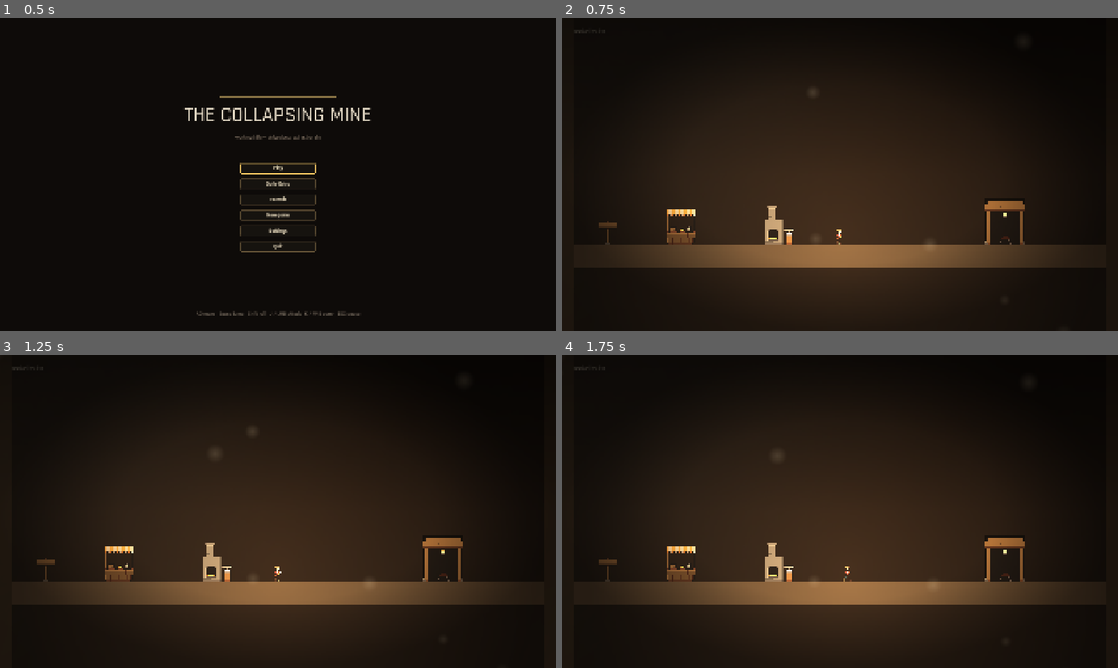
Above: before the commit, frames 1-4 (two rows, left to right).
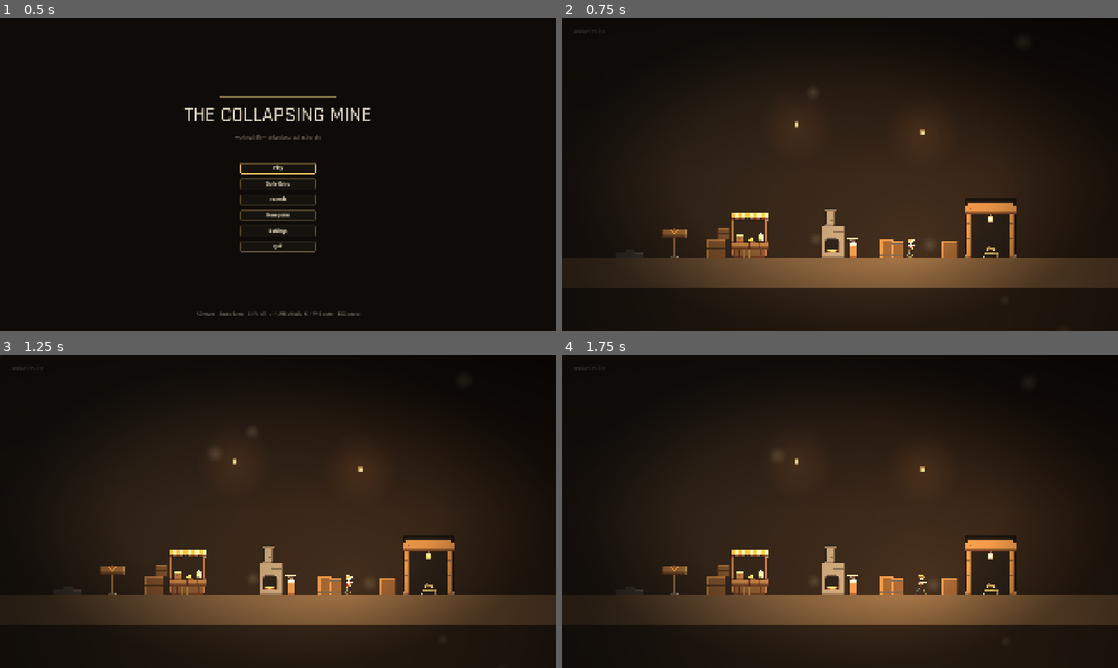
Above: after the commit, the same moments.

Repository: dlepi24/dungeon-delve
Game: Godot game, scene res://src/main/main.tscn
The game is run twice, just before and just after one commit, with the same random seed, the same clock (stepped at 60 frames per second) and the same inputs.
Inputs (mouse positions are in pixels of both pictures, inside the frame that each line leads up to):
- Up to frame 1 (0.5 s): no input
- Up to frame 2 (0.75 s): click "Play" at 0.5 s
- Up to frame 3 (1.25 s): no input
- Up to frame 4 (1.75 s): tap Enter (ui_accept) at 1.25 s; move the mouse to (962, 495) at 1.27 s; hold D (move_right) from 1.28 s (still down); click (962, 495) at 1.35 s; tap Space (jump) at 1.52 s

Frame 1 is identical in both runs. In frame 2, 12% of the frame differs, in the area x 6-100%, y 32-87%; in frame 3, 12%; in frame 4, 12%.

Commit message:
Fill the space: zoom in, cluster the hub, scatter set dressing
Camera zoom 1.45 -> 1.7 in the delve; the hub goes from a static 1.0 (player
a speck) to 1.3 with its four buildings clustered into a tight outpost —
shops left, mine mouth right. New SetDressing helper builds shaded procedural
props (crates, barrels, rubble, hanging lanterns) that read as worked objects
under the grade, not gray-box rects. The hub gets warm clutter and hanging
lanterns; every delve room scatters props on its floor surfaces via a stable
per-cell hash (never the seeded Rng), capped and clear of the spawn and exit.

Co-Authored-By: Claude Fable 5 <noreply@anthropic.com>

Diff:
--- a/src/hub/hub.gd
+++ b/src/hub/hub.gd
@@ -37,10 +37,37 @@
 		_player.global_position = $PlayerStart.global_position
 	_vendor_panel.visible = false
 	_blacksmith_panel.visible = false
+	_build_dressing()
 	Cursor.gameplay()
 	Music.play(&"hub", music_attenuation_db)
 	_refresh_banked()
 	Events.upgrade_purchased.connect(func(_id: StringName, _lvl: int) -> void: _refresh_banked())
+
+
+## Warm clutter so the outpost reads as lived-in, not four buildings on an empty
+## floor. Props are set dressing (no collision), placed by hand at floor height
+## (y=780); hanging lanterns drop from the dark ceiling as warm points of light.
+func _build_dressing() -> void:
+	var floor_y: float = 780.0
+	var props: Array[Node2D] = [
+		SetDressing.make_rubble(76),
+		SetDressing.make_crate(48, 48),
+		SetDressing.make_crate(30, 30),
+		SetDressing.make_barrel(),
+		SetDressing.make_barrel(30, 42),
+		SetDressing.make_crate(42, 42),
+	]
+	var spots: Array[Vector2] = [
+		Vector2(400, floor_y), Vector2(630, floor_y), Vector2(650, floor_y - 48),
+		Vector2(1085, floor_y), Vector2(1112, floor_y), Vector2(1250, floor_y),
+	]
+	for i: int in props.size():
+		props[i].position = spots[i]
+		add_child(props[i])
+	for at: Vector2 in [Vector2(845, 300), Vector2(1180, 320)]:
+		var lantern: Node2D = SetDressing.make_lantern(120.0)
+		lantern.position = at
+		add_child(lantern)
 
 
 func _refresh_banked() -> void:
--- a/src/hub/hub.tscn
+++ b/src/hub/hub.tscn
@@ -18,8 +18,11 @@
 [node name="Hub" type="Node2D"]
 script = ExtResource("1")
 
+; Zoomed in and raised a touch (2026-07-22): at 1.0 the player was a speck in a
+; wide empty diorama. The buildings are clustered to fit this framing.
 [node name="Camera2D" type="Camera2D" parent="."]
-position = Vector2(960, 540)
+position = Vector2(960, 560)
+zoom = Vector2(1.3, 1.3)
 
 [node name="Background" type="ColorRect" parent="."]
 offset_left = -1200.0
@@ -63,57 +66,57 @@
 offset_bottom = 1080.0
 color = Color(0.22, 0.17, 0.12, 1)
 
-; The training post (80x100 art, bottom on the floor at y=780).
+; Clustered into a tight outpost (2026-07-22): shops on the left, the mine
+; mouth on the right, so you arrive facing the shops and walk toward the dark.
 [node name="TrainingPost" type="AnimatedSprite2D" parent="."]
-position = Vector2(158, 730)
+position = Vector2(520, 730)
 script = ExtResource("8_baked")
 sheet = "training_post"
 
 [node name="TrainingMarker" type="Marker2D" parent="."]
-position = Vector2(158, 780)
+position = Vector2(520, 780)
 
-; 100x120 art on the old rect's footprint (360..460, bottom at 780).
 [node name="VendorStall" type="AnimatedSprite2D" parent="."]
-position = Vector2(410, 720)
+position = Vector2(720, 720)
 script = ExtResource("8_baked")
 sheet = "vendor_stall"
 
 [node name="VendorMarker" type="Marker2D" parent="."]
-position = Vector2(410, 780)
+position = Vector2(720, 780)
 
 ; The smithy: one 110x130 sprite (anvil, forge mouth, 2-frame coal flicker
-; at the BakedSprite default ~0.4s). Bottom on the floor; marker unchanged.
+; at the BakedSprite default ~0.4s). Bottom on the floor.
 [node name="Smithy" type="AnimatedSprite2D" parent="."]
-position = Vector2(755, 715)
+position = Vector2(965, 715)
 script = ExtResource("8_baked")
 sheet = "smithy"
 
 [node name="SmithyMarker" type="Marker2D" parent="."]
-position = Vector2(750, 780)
+position = Vector2(965, 780)
 
 ; The black rect stays BEHIND the art for depth; the sprite's opening is
 ; already pitch dark, this just deepens it.
 [node name="MineMouth" type="ColorRect" parent="."]
-offset_left = 1460.0
+offset_left = 1290.0
 offset_top = 620.0
-offset_right = 1600.0
+offset_right = 1430.0
 offset_bottom = 780.0
 color = Color(0.04, 0.03, 0.02, 1)
 
 ; 140x160 art with the 2-frame warning-lantern flicker.
 [node name="MineMouthArt" type="AnimatedSprite2D" parent="."]
-position = Vector2(1530, 700)
+position = Vector2(1360, 700)
 script = ExtResource("8_baked")
 sheet = "mine_mouth"
 
 [node name="MineMarker" type="Marker2D" parent="."]
-position = Vector2(1530, 780)
+position = Vector2(1360, 780)
 
 [node name="PlayerStart" type="Marker2D" parent="."]
-position = Vector2(960, 780)
+position = Vector2(1150, 780)
 
 [node name="Player" parent="." instance=ExtResource("2")]
-position = Vector2(960, 780)
+position = Vector2(1150, 780)
 
 [node name="HubHud" type="CanvasLayer" parent="."]
 
--- a/src/rooms/room.gd
+++ b/src/rooms/room.gd
@@ -61,6 +61,66 @@
 	_exit_light.texture_scale = 2.4
 	_exit_light.position = Vector2(0, -exit_size.y * 0.4)
 	exit_marker.add_child(_exit_light)
+
+	_build_dressing.call_deferred()
+
+
+## Scatter set dressing on the room's floor surfaces so the delve reads as a
+## worked, lived-in mine instead of bare rock. Deferred so the generated Tiles
+## layer is ready. Placement is a per-cell hash (stable across loads, and NOT
+## the seeded Rng — cosmetics must never perturb gameplay streams), skips the
+## entry and exit so nothing clutters the spawn or the beacon, and it is capped.
+@export_group("Set dressing")
+## Rough share of floor cells that get a prop, 0..100. 0 disables.
+@export var dressing_percent: int = 9
+## Hard cap on props per room, so a huge hall does not turn into a junkyard.
+@export var dressing_max: int = 16
+
+func _build_dressing() -> void:
+	if dressing_percent <= 0:
+		return
+	var tiles: TileMapLayer = get_node_or_null(^"Tiles") as TileMapLayer
+	if tiles == null:
+		return
+	var entry_x: float = entry.global_position.x
+	var exit_x: float = exit_marker.global_position.x
+	var placed: int = 0
+	for cell: Vector2i in tiles.get_used_cells():
+		if placed >= dressing_max:
+			break
+		# A standable top: something here, nothing in the Tiles layer above it.
+		if tiles.get_cell_source_id(cell + Vector2i.UP) != -1:
+			continue
+		var h: int = _cell_hash(cell.x, cell.y)
+		if h % 100 >= dressing_percent:
+			continue
+		var top: Vector2 = tiles.map_to_local(cell) + Vector2(0, -16)
+		# Keep the spawn and the exit beacon clear.
+		if absf(top.x - entry_x) < 90.0 or absf(top.x - exit_x) < 90.0:
+			continue
+		var prop: Node2D = _dressing_prop(h)
+		prop.position = top
+		add_child(prop)
+		placed += 1
+
+
+## Pick a prop from the cell hash — mostly crates and rubble, a barrel now and
+## then. Rubble hugs the ground; crates and barrels sit on it.
+func _dressing_prop(h: int) -> Node2D:
+	match (h / 100) % 5:
+		0, 1:
+			return SetDressing.make_crate(40.0 + float(h % 12), 40.0 + float((h / 7) % 12))
+		2:
+			return SetDressing.make_barrel()
+		_:
+			return SetDressing.make_rubble(52.0 + float(h % 30))
+
+
+## Cheap deterministic per-cell hash (matches the generator's discipline).
+func _cell_hash(x: int, y: int) -> int:
+	var n: int = x * 374761393 + y * 668265263 + 2246822519
+	n = (n ^ (n >> 13)) * 1274126177
+	return absi(n ^ (n >> 16))
 
 
 ## Visual only: the beacon breathes.
--- a/src/systems/follow_camera.gd
+++ b/src/systems/follow_camera.gd
@@ -16,7 +16,11 @@
 ## How close the camera sits. 1.0 is the old static framing; higher shows less
 ## of the room at once, so the camera SCROLLS and the world reads bigger —
 ## Dustin's "feel like an actual world" call. His dial.
-@export var zoom_level: float = 1.45
+## Bumped from 1.45 (2026-07-22): the wider zoom left the player small in a lot
+## of dead space. Tighter reads more intimate and Dead-Cells-like. Feel knob —
+## higher = closer but you see less of the room ahead, which matters for
+## telegraph reads, so tune against the combat, not just the framing.
+@export var zoom_level: float = 1.7
 
 ## Bounds of the current room, set by the Delve per room (variable-width rooms
 ## report their own size). The camera clamps inside; an axis where the view is
--- /dev/null
+++ b/src/systems/set_dressing.gd
@@ -0,0 +1,105 @@
+class_name SetDressing
+extends Object
+## Procedural mid-ground props — crates, barrels, rubble, hanging lanterns — that
+## fill the flat floors and dead air the atmosphere pass exposed. Built from
+## layered, directionally-shaded shapes (light from the upper-left, matching the
+## tileset), so under the CanvasModulate grade they read as worked objects in a
+## lived-in mine rather than the flat gray-box rects we just tore out.
+##
+## Pure factories: each make_* returns a Node2D positioned with its BASE at the
+## local origin (so callers drop it on a floor with a single position). Visual
+## only — nothing here collides, ticks gameplay, or touches the seeded Rng.
+
+const WOOD_BODY: Color = Color(0.32, 0.22, 0.13)
+const WOOD_LIT: Color = Color(0.47, 0.34, 0.2)
+const WOOD_DARK: Color = Color(0.18, 0.12, 0.07)
+const IRON: Color = Color(0.24, 0.22, 0.22)
+const ROCK_BODY: Color = Color(0.2, 0.19, 0.2)
+const ROCK_LIT: Color = Color(0.32, 0.3, 0.3)
+const LANTERN_WARM: Color = Color(1.0, 0.78, 0.42)
+
+
+static func _rect(parent: Node2D, at: Vector2, size: Vector2, colour: Color) -> void:
+	var r: ColorRect = ColorRect.new()
+	r.position = at
+	r.size = size
+	r.color = colour
+	parent.add_child(r)
+
+
+## A wooden crate, base centred on the origin. Body + lit top and left faces +
+## an X of planks, so it reads as a box catching the upper-left light.
+static func make_crate(w: float = 46.0, h: float = 46.0) -> Node2D:
+	var n: Node2D = Node2D.new()
+	_rect(n, Vector2(-w * 0.5 - 1, -h - 1), Vector2(w + 2, h + 2), WOOD_DARK)
+	_rect(n, Vector2(-w * 0.5, -h), Vector2(w, h), WOOD_BODY)
+	_rect(n, Vector2(-w * 0.5, -h), Vector2(w, 4), WOOD_LIT)          # top face
+	_rect(n, Vector2(-w * 0.5, -h), Vector2(4, h), WOOD_LIT)          # left face
+	# Plank X, drawn as two thin skewed lines via small rects.
+	var band: ColorRect = ColorRect.new()
+	band.position = Vector2(-w * 0.5, -h * 0.5 - 2)
+	band.size = Vector2(w, 4)
+	band.color = WOOD_DARK
+	n.add_child(band)
+	return n
+
+
+## A barrel: rounded-ish body (stacked tapering rects) with two iron hoops.
+static func make_barrel(w: float = 34.0, h: float = 48.0) -> Node2D:
+	var n: Node2D = Node2D.new()
+	_rect(n, Vector2(-w * 0.5 - 1, -h - 1), Vector2(w + 2, h + 2), WOOD_DARK)
+	_rect(n, Vector2(-w * 0.5, -h), Vector2(w, h), WOOD_BODY)
+	_rect(n, Vector2(-w * 0.5, -h), Vector2(6, h), WOOD_LIT)          # lit stave
+	_rect(n, Vector2(-w * 0.5, -h + 3), Vector2(w, 3), IRON)          # top hoop
+	_rect(n, Vector2(-w * 0.5, -6), Vector2(w, 3), IRON)             # bottom hoop
+	_rect(n, Vector2(-w * 0.5, -h), Vector2(w, 3), WOOD_LIT)          # lid rim
+	return n
+
+
+## A low pile of broken rock at a wall base. `spread` controls its width.
+static func make_rubble(spread: float = 60.0) -> Node2D:
+	var n: Node2D = Node2D.new()
+	# A few overlapping chunks; sizes/positions derived from the spread, not
+	# random, so a given placement is stable across bakes.
+	var chunks: Array = [
+		[Vector2(-spread * 0.5, -14), Vector2(26, 14)],
+		[Vector2(-spread * 0.16, -22), Vector2(30, 22)],
+		[Vector2(spread * 0.2, -12), Vector2(24, 12)],
+	]
+	for c: Array in chunks:
+		var at: Vector2 = c[0]
+		var size: Vector2 = c[1]
+		_rect(n, at, size, ROCK_BODY)
+		_rect(n, at, Vector2(size.x, 3), ROCK_LIT)
+	return n
+
+
+## A hanging lantern on a chain from the ceiling: a chain, a warm glowing bulb,
+## and a real PointLight2D so it pools light onto the rock. `drop` is chain length.
+static func make_lantern(drop: float = 70.0) -> Node2D:
+	var n: Node2D = Node2D.new()
+	_rect(n, Vector2(-1, 0), Vector2(2, drop), IRON)                  # chain
+	_rect(n, Vector2(-6, drop), Vector2(12, 16), Color(0.3, 0.26, 0.2))  # casing
+	_rect(n, Vector2(-4, drop + 3), Vector2(8, 10), LANTERN_WARM)     # flame
+	var light: PointLight2D = PointLight2D.new()
+	light.texture = _glow()
+	light.color = LANTERN_WARM
+	light.energy = 1.0
+	light.texture_scale = 1.6
+	light.position = Vector2(0, drop + 8)
+	n.add_child(light)
+	return n
+
+
+static func _glow() -> GradientTexture2D:
+	var g: Gradient = Gradient.new()
+	g.set_color(0, Color.WHITE)
+	g.set_color(1, Color(1, 1, 1, 0))
+	var t: GradientTexture2D = GradientTexture2D.new()
+	t.gradient = g
+	t.fill = GradientTexture2D.FILL_RADIAL
+	t.fill_from = Vector2(0.5, 0.5)
+	t.fill_to = Vector2(0.5, 1.0)
+	t.width = 128
+	t.height = 128
+	return t
